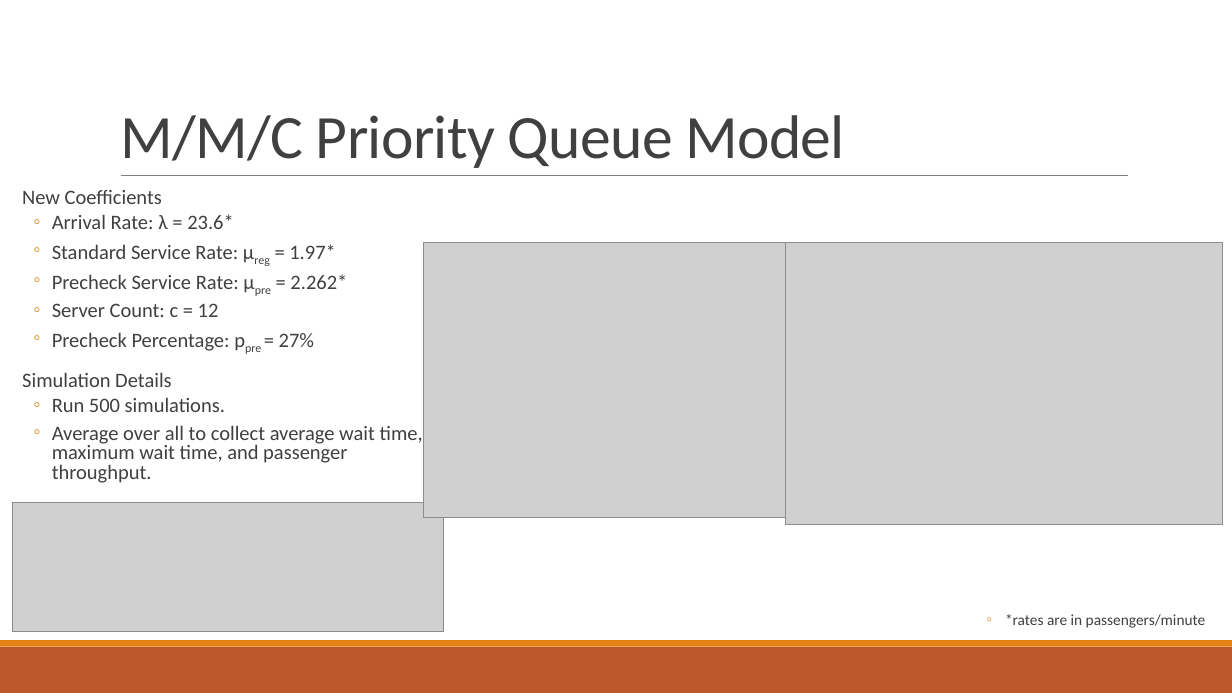
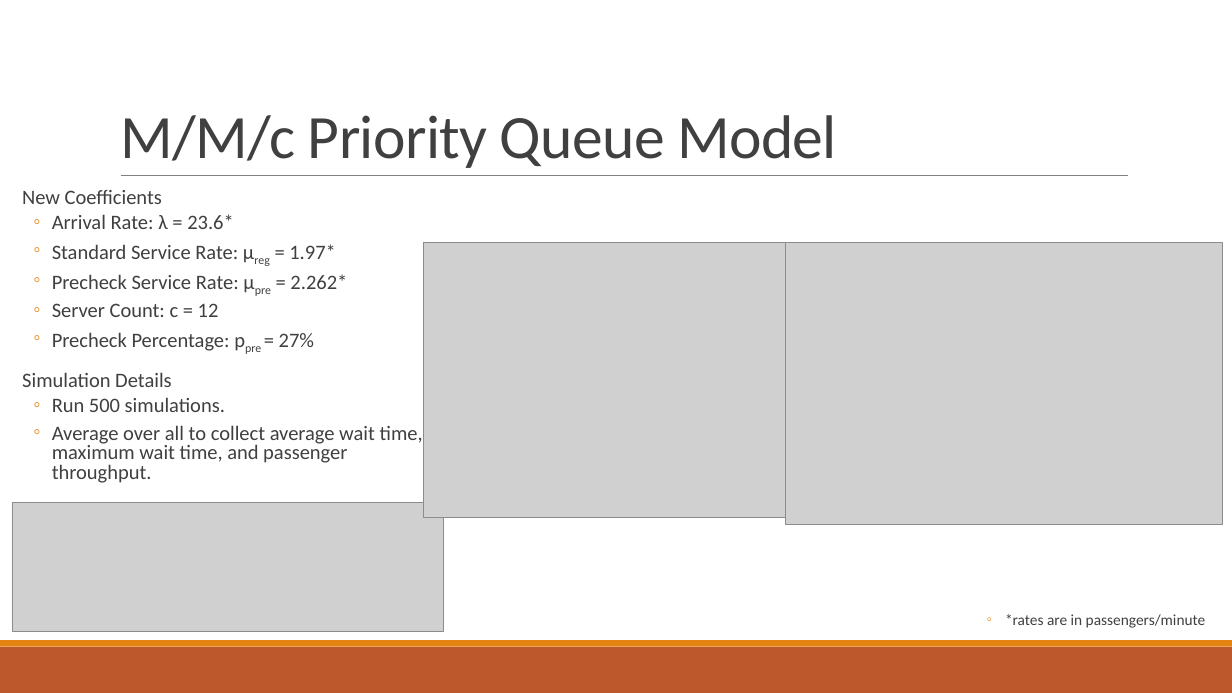
Before and after one commit to kayleeisokay/AM115_HW, a slide deck: slide 9 of Group Project 2/Analysis of Airport Security With Queuing Theory.pptx. Drawn at 1232x693 pixels with LibreOffice and Linux fonts; fonts in the diff are those of the drawing; grey boxes stand for pictures. Boxes give left, top, right and bottom in pixels: in the first picture for what was removed or moved away, otherwise in the second. Text is boxed around its words. In the diff, an @@ line names an element or a change of style, - is before the commit and + after.

Commit message:
Add files via upload
fixing more typos

```diff
--- a/Group Project 2/Analysis of Airport Security With Queuing Theory.pptx
+++ b/Group Project 2/Analysis of Airport Security With Queuing Theory.pptx
@@ title at [120, 115, 837, 168]: text changed @@
-M/M/C Priority Queue Model
+M/M/c Priority Queue Model
```
Also in this commit, not shown: 3 other slides changed.
